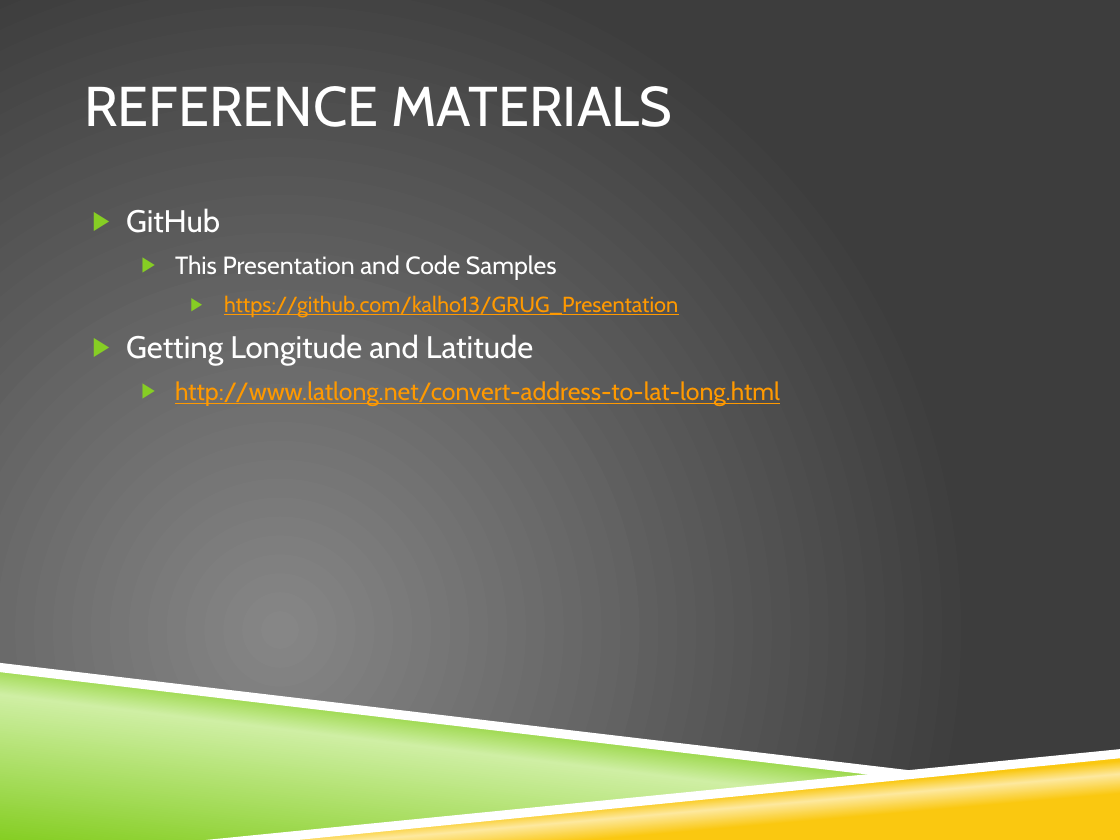
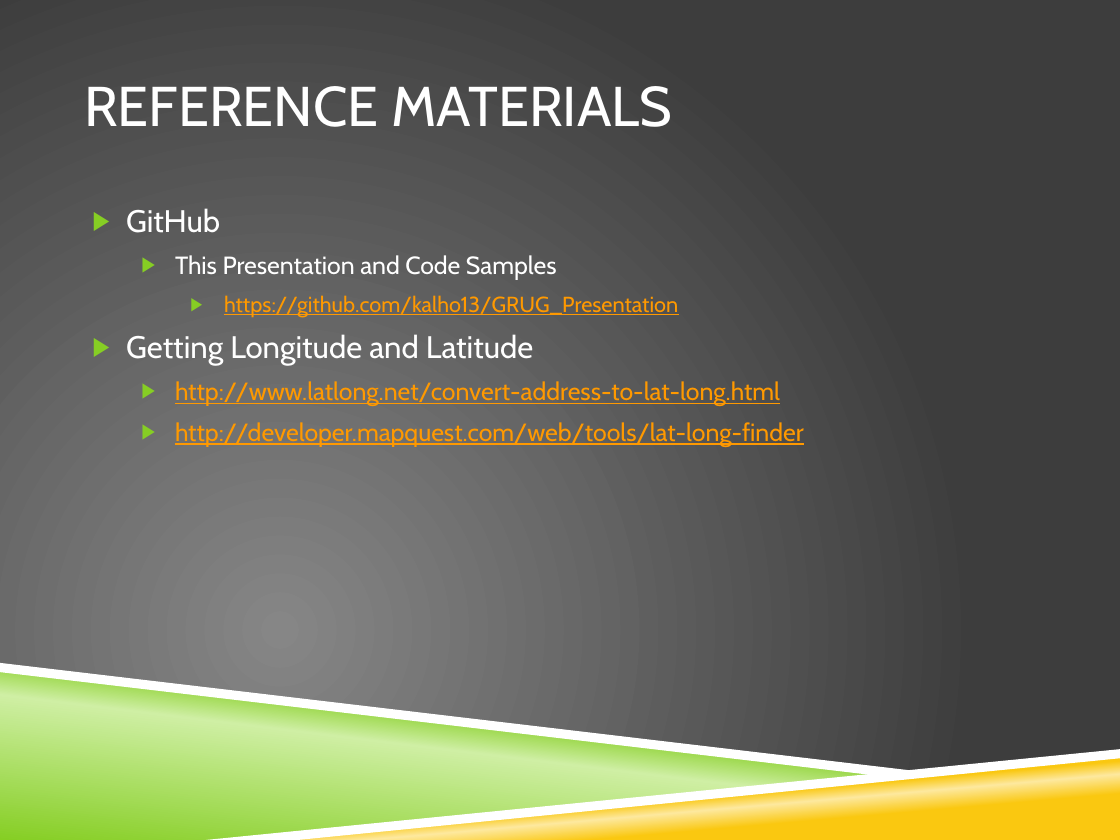
Before and after one commit to kalho13/GRUG_Presentation, a slide deck: slide 12 of SF_UserGroup_Presentation_Theme5.pptx. Drawn at 1120x840 pixels with LibreOffice and Linux fonts; fonts in the diff are those of the drawing; background and template pictures are left out. Boxes give left, top, right and bottom in pixels: in the first picture for what was removed or moved away, otherwise in the second. Text is boxed around its words. In the diff, an @@ line names an element or a change of style, - is before the commit and + after.

Commit message:
Update to Presentation

```diff
--- a/SF_UserGroup_Presentation_Theme5.pptx
+++ b/SF_UserGroup_Presentation_Theme5.pptx
@@ text at [175, 422, 804, 446]: paragraph added @@
+  ▶ http://developer.mapquest.com/web/tools/lat-long-finder
```
